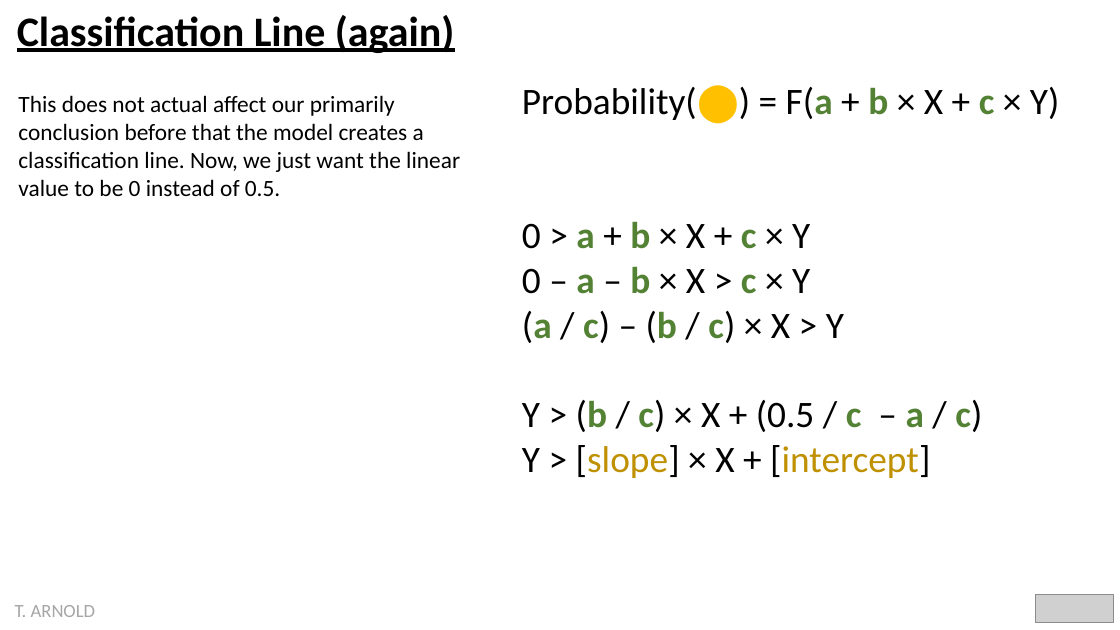
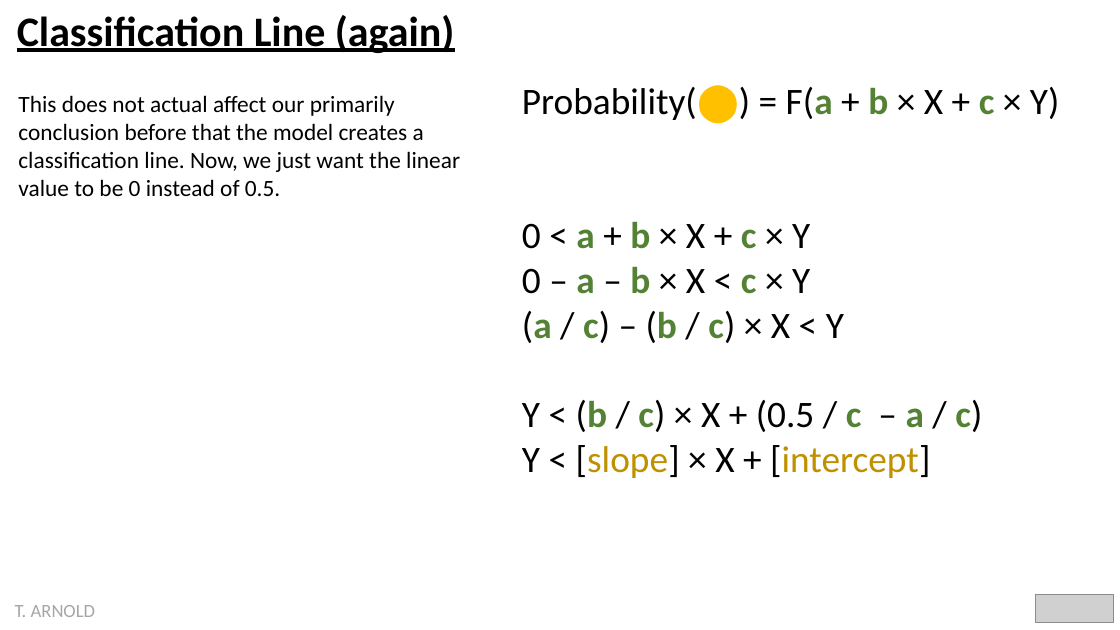
Before and after one commit to statsmaths/dsst389-s22, a slide deck: slide 18 of extra/ml1.pptx. Drawn at 1120x630 pixels with LibreOffice and Linux fonts; fonts in the diff are those of the drawing; grey boxes stand for pictures. Boxes give left, top, right and bottom in pixels: in the first picture for what was removed or moved away, otherwise in the second. Text is boxed around its words. In the diff, an @@ line names an element or a change of style, - is before the commit and + after.

```diff
--- a/extra/ml1.pptx
+++ b/extra/ml1.pptx
@@ text at (522, 221, 982, 478): text changed @@
-0 > a + b × X + c × Y
-0 – a – b × X > c × Y
-(a / c) – (b / c) × X > Y
-Y > (b / c) × X + (0.5 / c – a / c)
-Y > [slope] × X + [intercept]
+0 < a + b × X + c × Y
+0 – a – b × X < c × Y
+(a / c) – (b / c) × X < Y
+Y < (b / c) × X + (0.5 / c – a / c)
+Y < [slope] × X + [intercept]
```
Also in this commit, not shown: 2 other slides changed, 7 other files.
